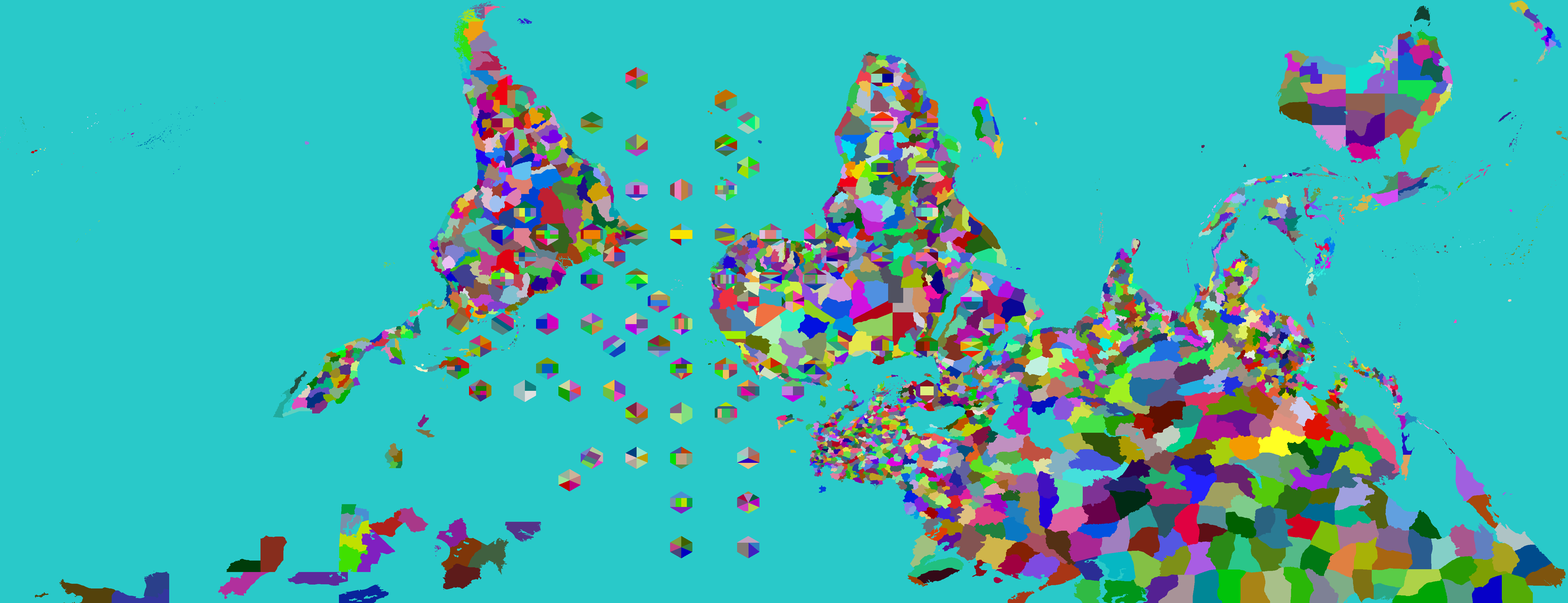
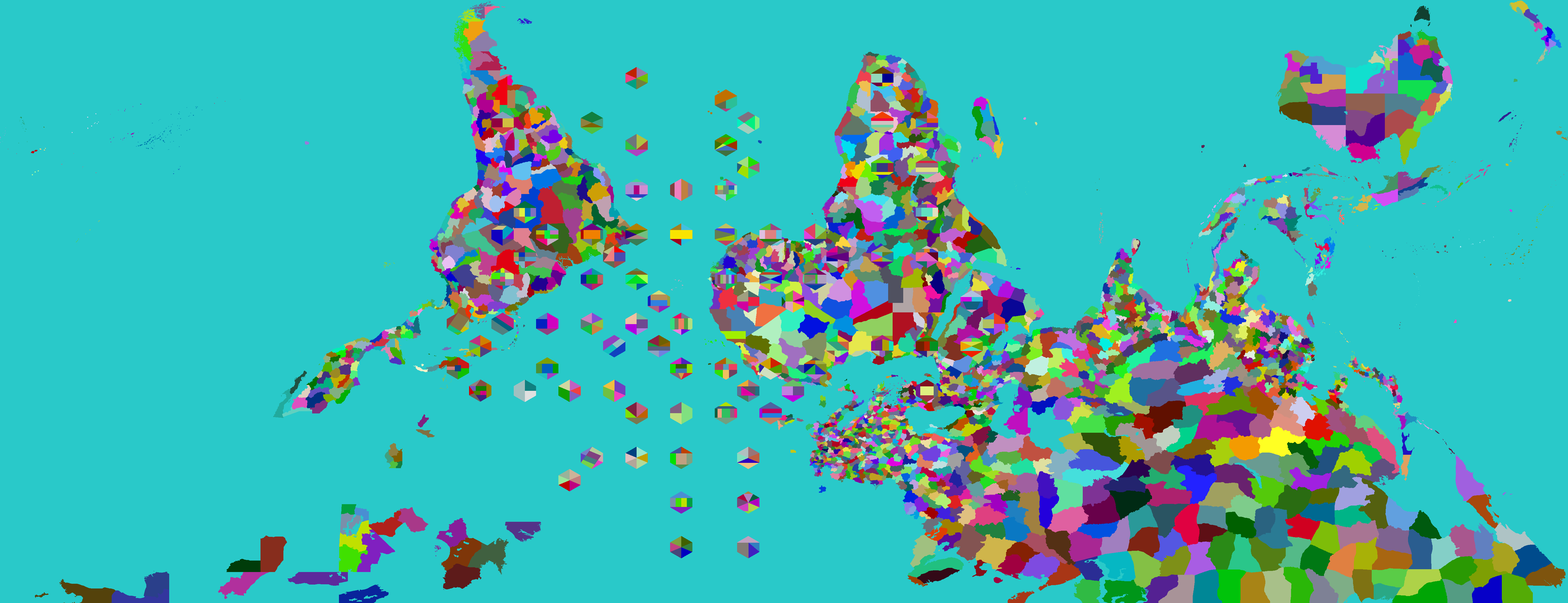
Two versions of the same layered image (1568x603). Layer-by-layer changes:
painted on "Provinces" over [759,402,782,425]
